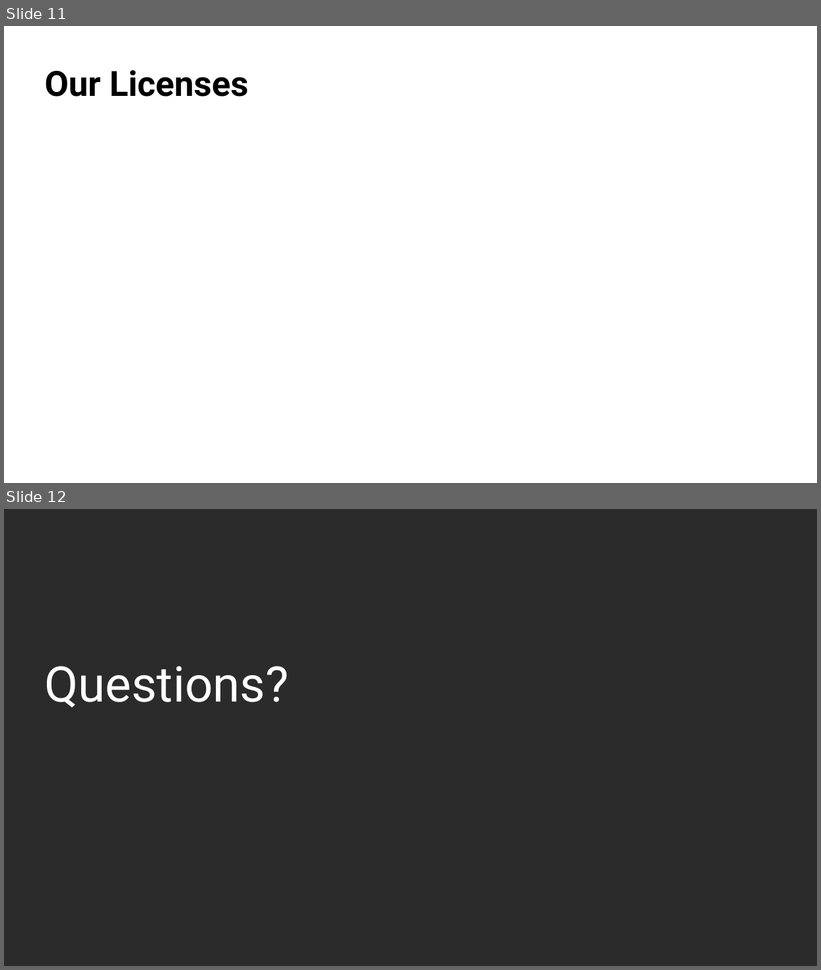
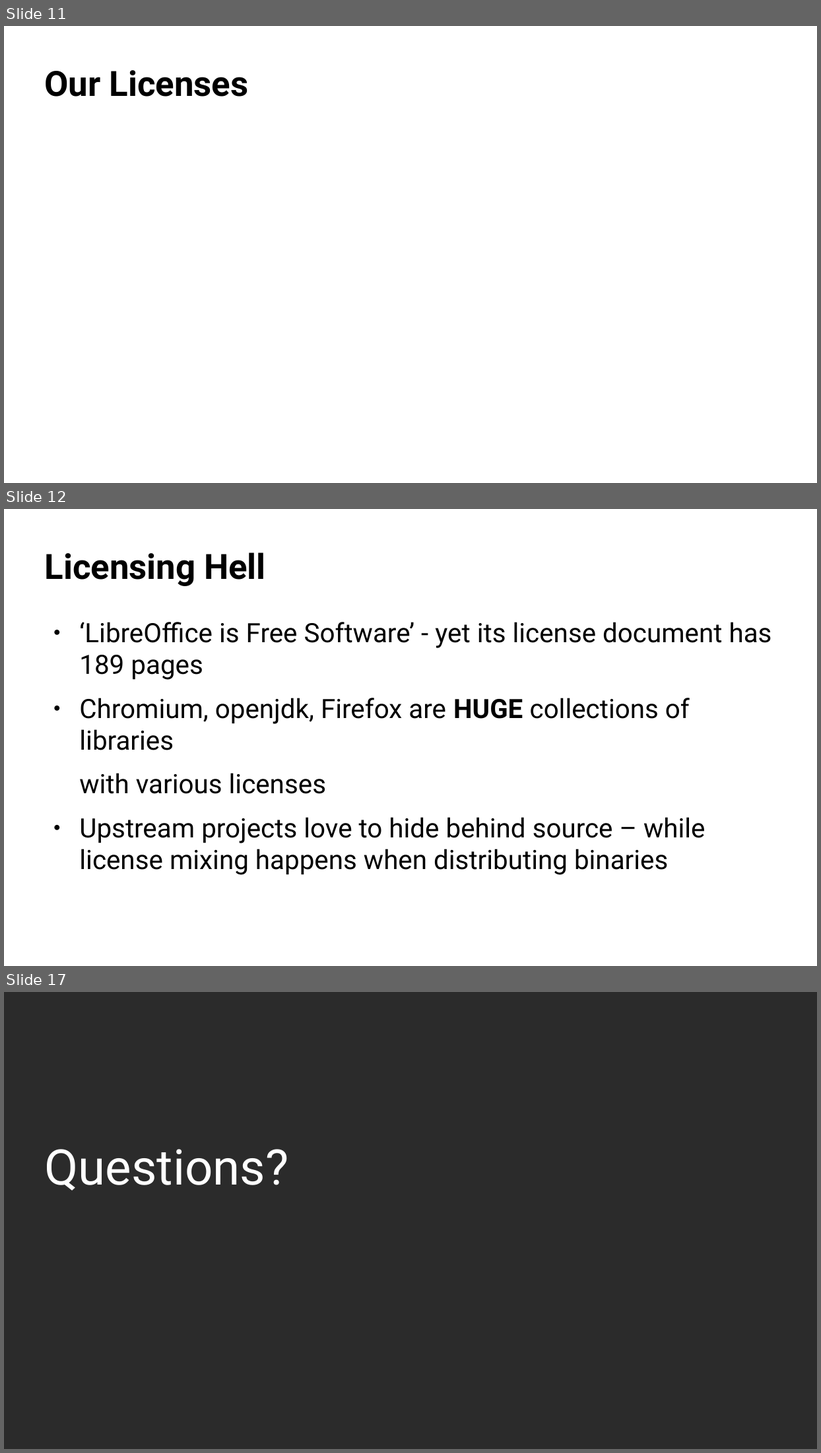
Before and after one commit to coolo/drunken-adventure, a slide deck: osc2017-2/cavil.odp. Shown one above the other, each under a label of ours: slides 11 and 12 before the commit, slides 11, 12 and 17 after it; the slides between them are not shown. The pictures are 821x970 and 821x1453 pixels, drawn with LibreOffice and Linux fonts; fonts in the diff are those of the drawing; background and template pictures are left out; a plain dark background stands for a picture behind light text. Boxes give left, top, right and bottom in pixels: in the first picture for what was removed or moved away, otherwise in the second. Text is boxed around its words. In the diff, an @@ line names an element or a change of style, - is before the commit and + after.

Commit message:
more slides

```diff
--- a/osc2017-2/cavil.odp
+++ b/osc2017-2/cavil.odp
@@ slide 12 added at <box>4,509,817,966</box>, background #FFFFFF @@
@@ title added at <box>45,553,266,586</box>, 34 pt, text #000000, bold @@
+Licensing Hell
@@ text added at <box>79,622,772,875</box>, 26 pt, text #000000 @@
+● ‘LibreOffice is Free Software’ - yet its license document has 189 pages
+● Chromium, openjdk, Firefox are HUGE collections of libraries
+with various licenses
+● Upstream projects love to hide behind source – while license mixing happens when distributing binaries
@@ what was slide 12 is now slide 17 @@
```
Also in this commit, not shown: 4 other slides added.
